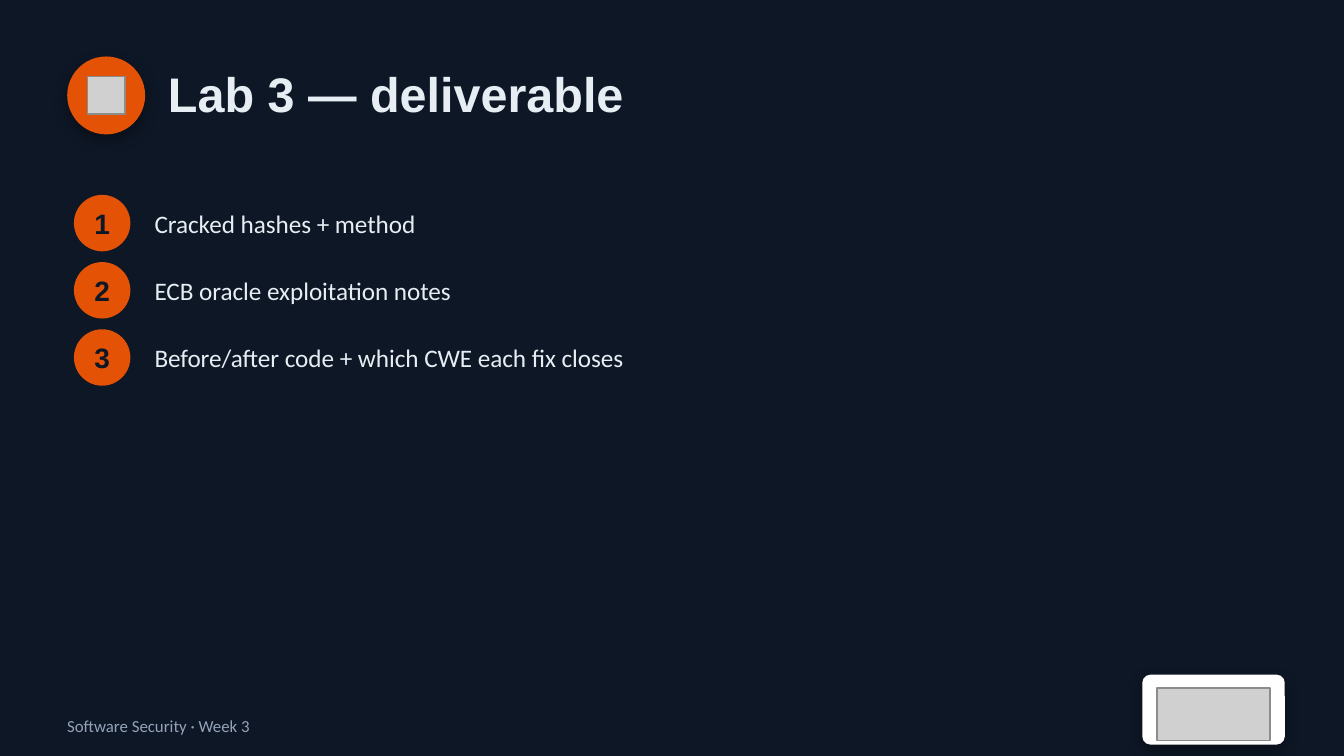
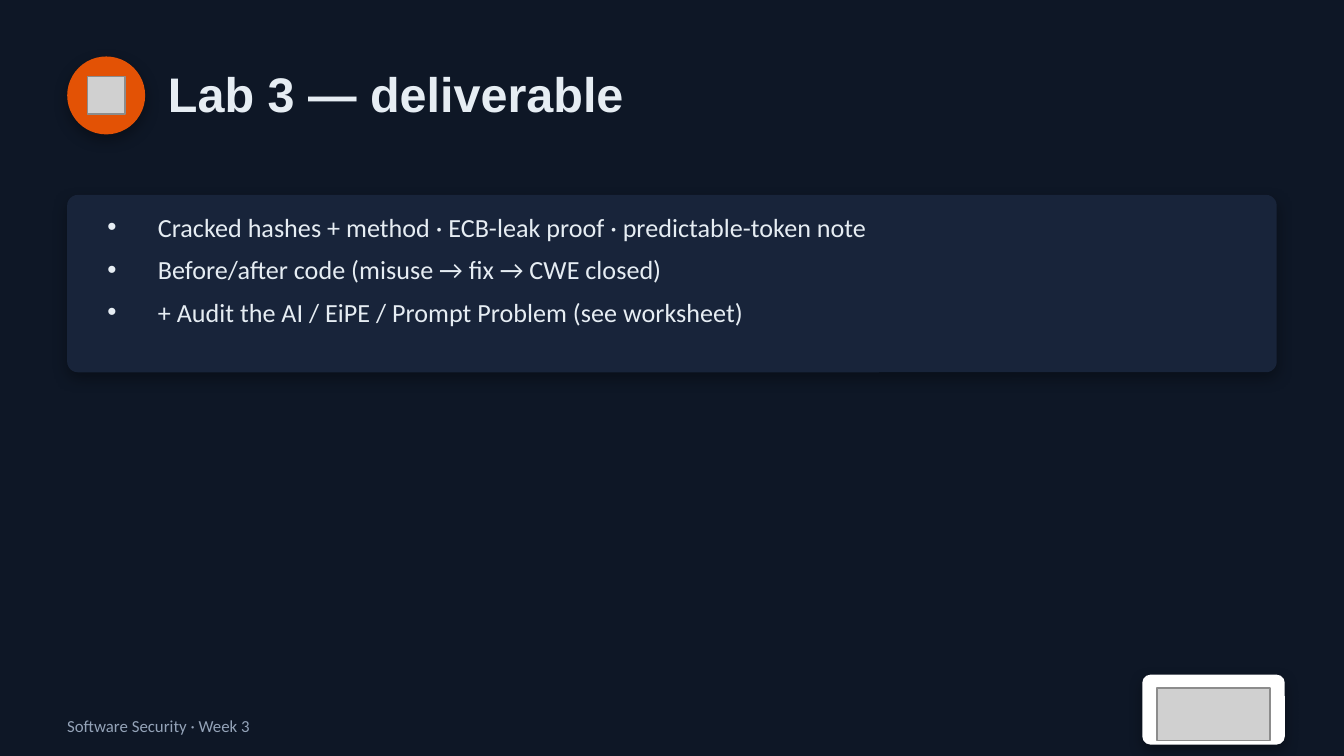
Before and after one commit to nutthakorn7/software-security, a slide deck: slide 13 of slides/pptx/week03.pptx (slide 12 before the commit). Drawn at 1344x756 pixels with LibreOffice and Linux fonts; fonts in the diff are those of the drawing; grey boxes stand for pictures. Boxes give left, top, right and bottom in pixels: in the first picture for what was removed or moved away, otherwise in the second. Text is boxed around its words. In the diff, an @@ line names an element or a change of style, - is before the commit and + after.

```diff
--- a/slides/pptx/week03.pptx
+++ b/slides/pptx/week03.pptx
@@ rounded rectangle added at (67,195,1277,372), fill #18243A @@
@@ ellipse removed at (74,195,130,251) @@
@@ text removed at (94,214,110,234) @@
-1
@@ text removed at (155,215,415,233) @@
-Cracked hashes + method
@@ text added at (158,219,866,327), 14 pt, text #E6EDF3 @@
+• Cracked hashes + method · ECB-leak proof · predictable-token note
+• Before/after code (misuse → fix → CWE closed)
+• + Audit the AI / EiPE / Prompt Problem (see worksheet)
@@ ellipse removed at (74,262,130,319) @@
@@ text removed at (94,281,110,301) @@
-2
@@ text removed at (155,282,451,304) @@
-ECB oracle exploitation notes
@@ ellipse removed at (74,329,130,386) @@
@@ text removed at (94,348,110,369) @@
-3
@@ text removed at (155,349,624,368) @@
-Before/after code + which CWE each fix closes
```
Also in this commit, not shown: 7 other slides changed, 1 slide added, 3 other files.
